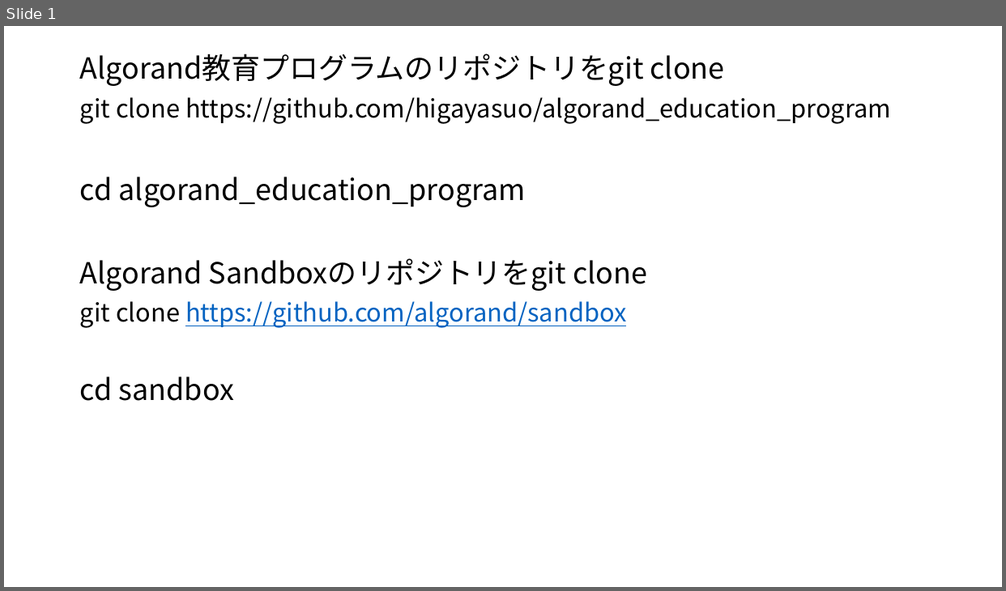
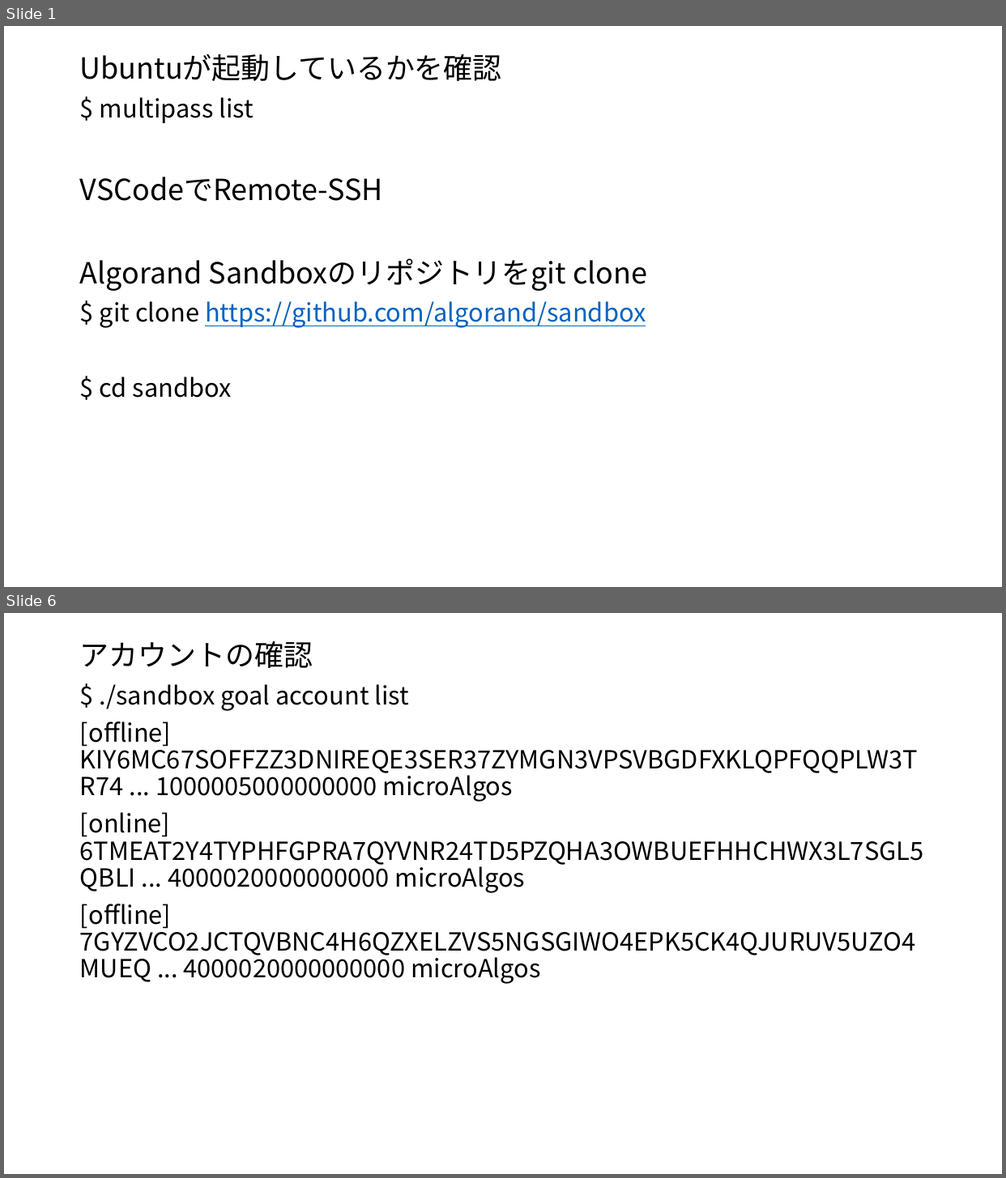
Before and after one commit to higayasuo/scripts, a slide deck: curriculum/1_preparation/4_sandbox.pptx. Shown one above the other, each under a label of ours: slide 1 before the commit, slides 1 and 6 after it; the slides between them are not shown. The pictures are 1006x591 and 1006x1178 pixels, drawn with LibreOffice and Linux fonts; fonts in the diff are those of the drawing. Boxes give left, top, right and bottom in pixels: in the first picture for what was removed or moved away, otherwise in the second. Text is boxed around its words. In the diff, an @@ line names an element or a change of style, - is before the commit and + after.

```diff
--- a/curriculum/1_preparation/4_sandbox.pptx
+++ b/curriculum/1_preparation/4_sandbox.pptx
@@ slide 6 added at (4, 613, 1002, 1174), background #FFFFFF @@
@@ text added at (80, 641, 540, 984), 24 pt, text #000000 @@
+アカウントの確認
+$ ./sandbox goal account list
+[offline] KIY6MC67SOFFZZ3DNIREQE3SER37ZYMGN3VPSVBGDFXKLQPFQQPLW3TR74 ... 1000005000000000 microAlgos
+[online] 6TMEAT2Y4TYPHFGPRA7QYVNR24TD5PZQHA3OWBUEFHHCHWX3L7SGL5QBLI ... 4000020000000000 microAlgos
+[offline] 7GYZVCO2JCTQVBNC4H6QZXELZVS5NGSGIWO4EPK5CK4QJURUV5UZO4MUEQ ... 4000020000000000 microAlgos
@@ slide 1 changed as well @@
@@ text at (80, 54, 502, 202): text changed; size 24 to 28 pt @@
-Algorand教育プログラムのリポジトリをgit clone
-git clone https://github.com/higayasuo/algorand_education_program
-cd algorand_education_program
+Ubuntuが起動しているかを確認
+$ multipass list
+VSCodeでRemote-SSH
@@ text at (100, 301, 646, 398): text changed @@
-git clone https://github.com/algorand/sandbox
-cd sandbox
+$ git clone https://github.com/algorand/sandbox
+$ cd sandbox
```
Also in this commit, not shown: 4 other slides added, 1 slide removed, 2 other files.
